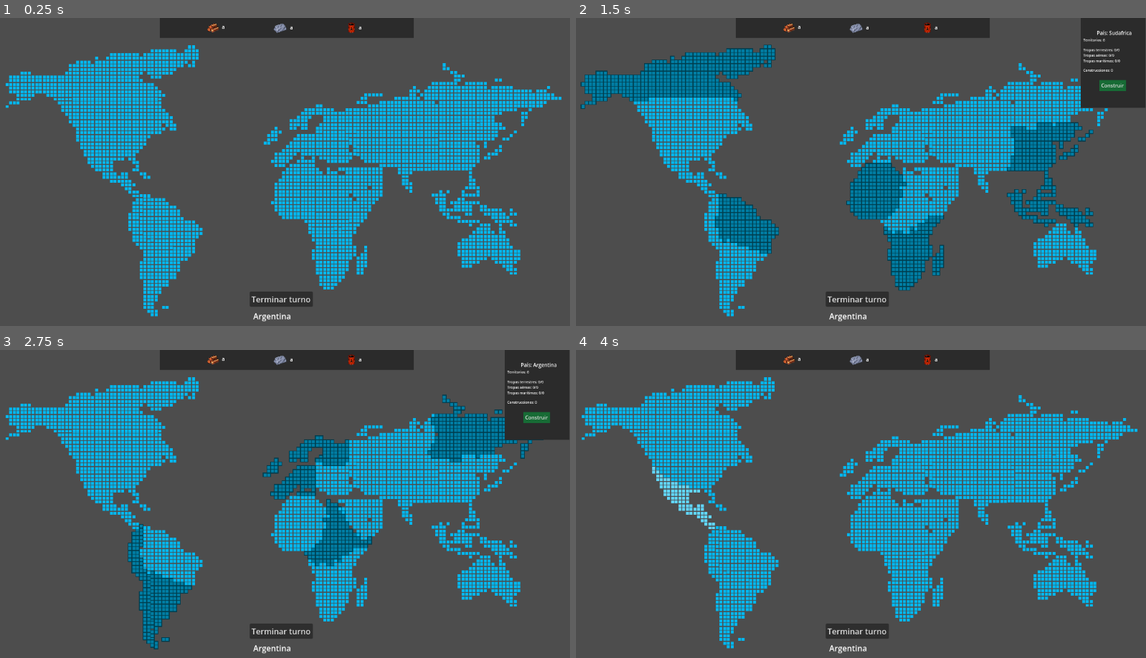
Above: before the commit, frames 1-4 (two rows, left to right).
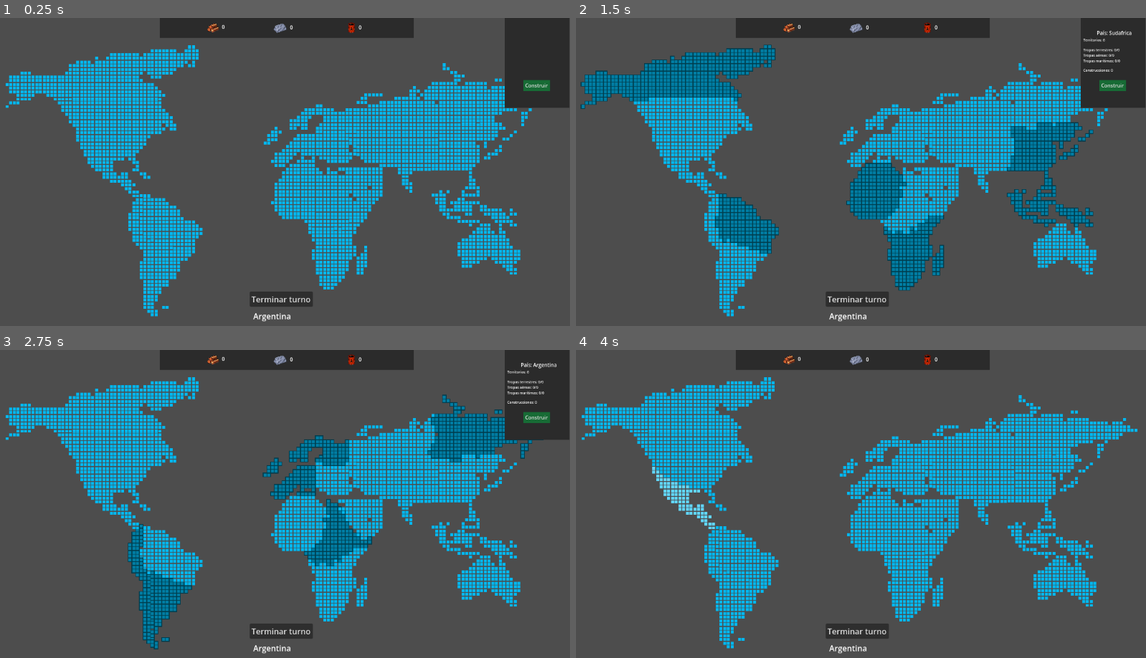
Above: after the commit, the same moments.

Repository: bula393/juegoMundialRTS
Game: Godot game, scene res://scenes/level.tscn
Two runs of this game, one before a commit and one after it. Both use one fixed random seed, a clock stepped at 60 frames per second and the inputs below.
Inputs (mouse positions are in pixels of both pictures, inside the frame that each line leads up to):
- Up to frame 1 (0.25 s): no input
- Up to frame 2 (1.5 s): click (747, 276) at 0.5 s; click (747, 224) at 1.25 s
- Up to frame 3 (2.75 s): click (142, 587) at 2 s
- Up to frame 4 (4 s): click (690, 470) at 2.75 s; click (684, 497) at 3.5 s

The runs differ from the first frame. In frame 1, 3.3% of the frame differs, in the area x 38-100%, y 0-30%; in frame 2, less than 0.1%; in frame 3, less than 0.1%; in frame 4, less than 0.1%.

Commit message:
Menu de construccioes hecho

Diff:
--- a/rts-mundial/scenes/level.tscn
+++ b/rts-mundial/scenes/level.tscn
@@ -59,6 +59,7 @@
 [ext_resource type="Texture2D" uid="uid://djxbfsvl8l2cw" path="res://assets/asia/India/india_default.png" id="50_bhb1k"]
 [ext_resource type="PackedScene" uid="uid://e1ms1771pjbd" path="res://scenes/menuPais.tscn" id="58_sc620"]
 [ext_resource type="PackedScene" uid="uid://f26etxahlp0r" path="res://scenes/menuRecursos.tscn" id="59_421lv"]
+[ext_resource type="PackedScene" uid="uid://ijabixij1mqr" path="res://scenes/menu_contrucciones.tscn" id="60_oksur"]
 
 [node name="Level" type="Node2D" unique_id=201191576]
 
@@ -317,10 +318,10 @@
 script = ExtResource("6_4h8xp")
 pais = 6
 
-[node name="menuPais" parent="." unique_id=34050247 instance=ExtResource("58_sc620")]
-visible = false
+[node name="menuPais" parent="." unique_id=34050247 node_paths=PackedStringArray("menu_construcciones") instance=ExtResource("58_sc620")]
 offset_left = 1021.0
 offset_right = 1021.0
+menu_construcciones = NodePath("../menuContrucciones")
 
 [node name="menuRecursos" parent="." unique_id=248865847 instance=ExtResource("59_421lv")]
 anchors_preset = 5
@@ -329,6 +330,18 @@
 anchor_bottom = 0.0
 offset_left = 327.0
 offset_right = 327.0
+grow_vertical = 1
+
+[node name="menuContrucciones" parent="." unique_id=809517712 instance=ExtResource("60_oksur")]
+visible = false
+anchors_preset = 1
+anchor_left = 1.0
+anchor_bottom = 0.0
+offset_left = 1021.0
+offset_top = 181.0
+offset_right = 1021.0
+offset_bottom = 181.0
+grow_horizontal = 0
 grow_vertical = 1
 
 [node name="Label" type="Label" parent="." unique_id=927760842]
--- a/rts-mundial/scenes/menuPais.tscn
+++ b/rts-mundial/scenes/menuPais.tscn
@@ -69,7 +69,7 @@
 offset_bottom = 111.0
 theme_override_font_sizes/font_size = 7
 
-[node name="Button" type="Button" parent="ColorRect" unique_id=1450604632]
+[node name="Construir" type="Button" parent="ColorRect" unique_id=1450604632]
 layout_mode = 0
 offset_left = 37.0
 offset_top = 125.0
@@ -78,3 +78,5 @@
 theme_override_font_sizes/font_size = 10
 theme_override_styles/normal = SubResource("StyleBoxFlat_cfhcf")
 text = "Construir"
+
+[connection signal="pressed" from="ColorRect/Construir" to="." method="_on_construir_pressed"]
--- a/rts-mundial/scenes/menuRecursos.tscn
+++ b/rts-mundial/scenes/menuRecursos.tscn
@@ -1,5 +1,6 @@
 [gd_scene format=3 uid="uid://f26etxahlp0r"]
 
+[ext_resource type="Script" uid="uid://dchfhapjdjgw6" path="res://scripts/menu_recursos.gd" id="1_hemq5"]
 [ext_resource type="Texture2D" uid="uid://bpwwy7f57soic" path="res://assets/recursos/wood.png" id="1_saekn"]
 [ext_resource type="Texture2D" uid="uid://xw6p5vbqm1nu" path="res://assets/recursos/iron.png" id="2_hemq5"]
 [ext_resource type="Texture2D" uid="uid://b67p8koxi3aky" path="res://assets/recursos/oil.png" id="3_36ne2"]
@@ -11,6 +12,7 @@
 anchor_bottom = 1.0
 grow_horizontal = 2
 grow_vertical = 2
+script = ExtResource("1_hemq5")
 
 [node name="ColorRect" type="ColorRect" parent="." unique_id=1105277594]
 layout_mode = 0
@@ -31,14 +33,13 @@
 texture = ExtResource("1_saekn")
 expand_mode = 1
 
-[node name="Label" type="Label" parent="ColorRect" unique_id=1804182684]
+[node name="madera" type="Label" parent="ColorRect" unique_id=1804182684]
 layout_mode = 0
 offset_left = 125.0
 offset_top = 11.0
 offset_right = 165.0
 offset_bottom = 34.0
 theme_override_font_sizes/font_size = 10
-text = "a"
 
 [node name="TextureRect2" type="TextureRect" parent="ColorRect" unique_id=79338102]
 layout_mode = 0
@@ -48,14 +49,13 @@
 texture = ExtResource("2_hemq5")
 expand_mode = 1
 
-[node name="Label2" type="Label" parent="ColorRect" unique_id=1514523103]
+[node name="metal" type="Label" parent="ColorRect" unique_id=1514523103]
 layout_mode = 0
 offset_left = 262.0
 offset_top = 12.0
 offset_right = 302.0
 offset_bottom = 35.0
 theme_override_font_sizes/font_size = 10
-text = "a"
 
 [node name="TextureRect3" type="TextureRect" parent="ColorRect" unique_id=766835187]
 layout_mode = 0
@@ -66,11 +66,10 @@
 texture = ExtResource("3_36ne2")
 expand_mode = 1
 
-[node name="Label3" type="Label" parent="ColorRect" unique_id=1674887148]
+[node name="petroleo" type="Label" parent="ColorRect" unique_id=1674887148]
 layout_mode = 0
 offset_left = 400.0
 offset_top = 12.0
 offset_right = 440.0
 offset_bottom = 35.0
 theme_override_font_sizes/font_size = 10
-text = "a"
--- a/rts-mundial/scenes/menu_contrucciones.tscn
+++ b/rts-mundial/scenes/menu_contrucciones.tscn
@@ -1,6 +1,6 @@
 [gd_scene format=3 uid="uid://ijabixij1mqr"]
 
-[ext_resource type="Script" uid="uid://c17vr5h63mslm" path="res://scenes/menu_contrucciones.gd" id="1_tpwut"]
+[ext_resource type="Script" uid="uid://c17vr5h63mslm" path="res://scripts/menu_contrucciones.gd" id="1_tpwut"]
 
 [sub_resource type="StyleBoxFlat" id="StyleBoxFlat_tpwut"]
 bg_color = Color(0.09019608, 0.41960785, 0.20784314, 1)
@@ -27,15 +27,14 @@
 offset_right = 56.0
 offset_bottom = 55.0
 theme_override_font_sizes/font_size = 10
-text = "AAAAAAA"
 
-[node name="construir" type="Button" parent="ColorRect" unique_id=357241528]
+[node name="construirCuartel" type="Button" parent="ColorRect" unique_id=357241528]
 layout_mode = 0
 offset_left = 85.0
 offset_top = 32.0
 offset_right = 121.0
 offset_bottom = 49.0
-theme_override_font_sizes/font_size = 6
+theme_override_font_sizes/font_size = 8
 theme_override_styles/normal = SubResource("StyleBoxFlat_tpwut")
 text = "Construir"
 
@@ -53,15 +52,14 @@
 grow_horizontal = 2
 grow_vertical = 2
 theme_override_font_sizes/font_size = 10
-text = "AAAAAAA"
 
-[node name="construir2" type="Button" parent="ColorRect" unique_id=1677004044]
+[node name="construirNaval" type="Button" parent="ColorRect" unique_id=1677004044]
 layout_mode = 0
 offset_left = 85.0
 offset_top = 77.0
 offset_right = 121.0
 offset_bottom = 94.0
-theme_override_font_sizes/font_size = 6
+theme_override_font_sizes/font_size = 8
 theme_override_styles/normal = SubResource("StyleBoxFlat_tpwut")
 text = "Construir"
 
@@ -69,17 +67,20 @@
 layout_mode = 0
 offset_left = 9.0
 offset_top = 123.0
-offset_right = 56.0
-offset_bottom = 146.0
+offset_right = 102.0
+offset_bottom = 155.0
 theme_override_font_sizes/font_size = 10
-text = "AAAAAAA"
 
-[node name="construir3" type="Button" parent="ColorRect" unique_id=452732293]
+[node name="construirAero" type="Button" parent="ColorRect" unique_id=452732293]
 layout_mode = 0
 offset_left = 85.0
 offset_top = 122.0
 offset_right = 121.0
 offset_bottom = 139.0
-theme_override_font_sizes/font_size = 6
+theme_override_font_sizes/font_size = 8
 theme_override_styles/normal = SubResource("StyleBoxFlat_tpwut")
 text = "Construir"
+
+[connection signal="pressed" from="ColorRect/construirCuartel" to="." method="_on_construir_cuartel_pressed"]
+[connection signal="pressed" from="ColorRect/construirNaval" to="." method="_on_construir_naval_pressed"]
+[connection signal="pressed" from="ColorRect/construirAero" to="." method="_on_construir_aero_pressed"]
--- a/rts-mundial/scripts/mapa.gd
+++ b/rts-mundial/scripts/mapa.gd
@@ -60,6 +60,7 @@
 
 func iniciarTurno() -> void:
 	get_parent().get_node("Label").text = paisTurnoActual.nombrePais
+	get_parent().get_node("menuRecursos").cambio_turno(paisTurnoActual.madera, paisTurnoActual.metal, paisTurnoActual.petroleo)
 	paisTurnoActual.iniciarTurno()
 
 
--- a/rts-mundial/scenes/menu_contrucciones.gd
+++ b/rts-mundial/scripts/menu_contrucciones.gd
@@ -8,7 +8,29 @@
 var cuartel = load("res://Resources/construcciones/cuartel.tres") as Construccion
 var baseNaval = load("res://Resources/construcciones/baseNaval.tres") as Construccion
 var aeródromo = load("res://Resources/construcciones/aeródromoMilitar.tres") as Construccion
+var paisJugable : PaisJugable
+
+func construir(pais: PaisJugable) -> void:
+	cuartelLabel.text = cuartel.nombre
+	baseNavalLabel.text = baseNaval.nombre
+	aerodromoLabel.text = aeródromo.nombre
+
+	paisJugable = pais
+
+	show()
 
 
-func construir(pais: PaisJugable) -> void:
-	cuartel.text = cuartel.nombre
+func ocultar() -> void:
+	hide()
+
+
+
+func _on_construir_cuartel_pressed() -> void:
+	paisJugable.construir(cuartel)
+
+func _on_construir_naval_pressed() -> void:
+	paisJugable.construir(baseNaval)
+
+
+func _on_construir_aero_pressed() -> void:
+	paisJugable.construir(aeródromo)
--- a/rts-mundial/scripts/menu_pais.gd
+++ b/rts-mundial/scripts/menu_pais.gd
@@ -7,7 +7,8 @@
 @onready var mar = $ColorRect/mar
 @onready var construcciones = $ColorRect/construcciones
 @onready var territorios = $ColorRect/territorios
-
+@export var menu_construcciones: Control
+var paisJugable
 func mostrar_info(pais: PaisJugable) -> void:
 	var listaCap = pais.almacenamientoTotalDisponible()
 	jugador.text = "País: " + str(pais.nombrePais)
@@ -17,7 +18,19 @@
 	mar.text = "Tropas marítimas: " + str(pais.tropasMaritimas)+ "/" + str(listaCap[2])
 	construcciones.text = "Construcciones: " + str(pais.construccionesHechas.size())
 
+	paisJugable = pais
+
 	show()
 
+
 func ocultar() -> void:
+	menu_construcciones.ocultar()
 	hide()
+
+
+
+func _on_construir_pressed() -> void:
+	if menu_construcciones.visible: #.visible es como un show() pero como es booleano sirve para los if -Liras :D
+		menu_construcciones.ocultar()
+	else:
+		menu_construcciones.construir(paisJugable)
--- /dev/null
+++ b/rts-mundial/scripts/menu_recursos.gd
@@ -0,0 +1,10 @@
+extends Control
+
+
+func cambio_turno(madera: int, metal: int, petroleo: int) -> void:
+	var maderaLabel = $ColorRect/madera
+	var metalLabel = $ColorRect/metal
+	var petroleoLabel = $ColorRect/petroleo
+	maderaLabel.text = str(madera)
+	metalLabel.text = str(metal)
+	petroleoLabel.text = str(petroleo)
--- a/rts-mundial/scripts/paisJugable.gd
+++ b/rts-mundial/scripts/paisJugable.gd
@@ -59,7 +59,7 @@
 func construir(c : Construccion) -> void:
 	if not c.puedeConstruirse(madera,metal,petroleo):
 		return
-	madera -= c.maderaNecesariacuartel
+	madera -= c.maderaNecesaria
 	metal -= c.metalNecesaria
 	petroleo -= c.petrolioNecesaria
 	construccionesEnProceso.append(c)
Renamed: rts-mundial/scenes/menu_contrucciones.gd.uid -> rts-mundial/scripts/menu_contrucciones.gd.uid
Not shown, added: rts-mundial/scripts/menu_recursos.gd.uid
